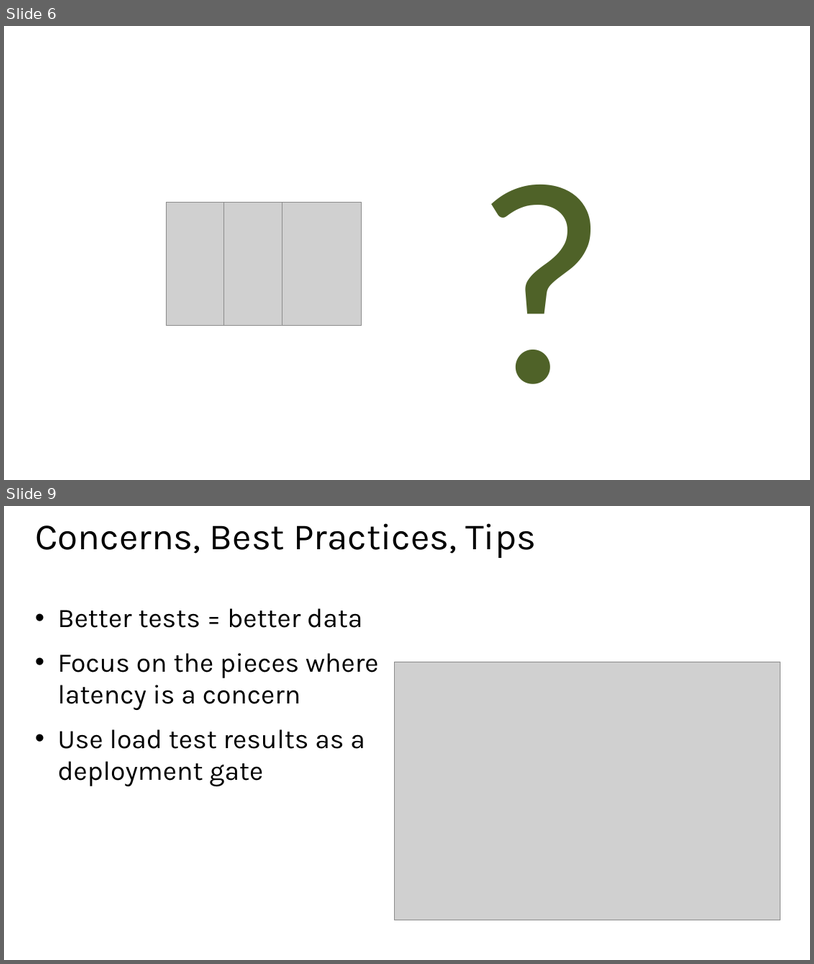
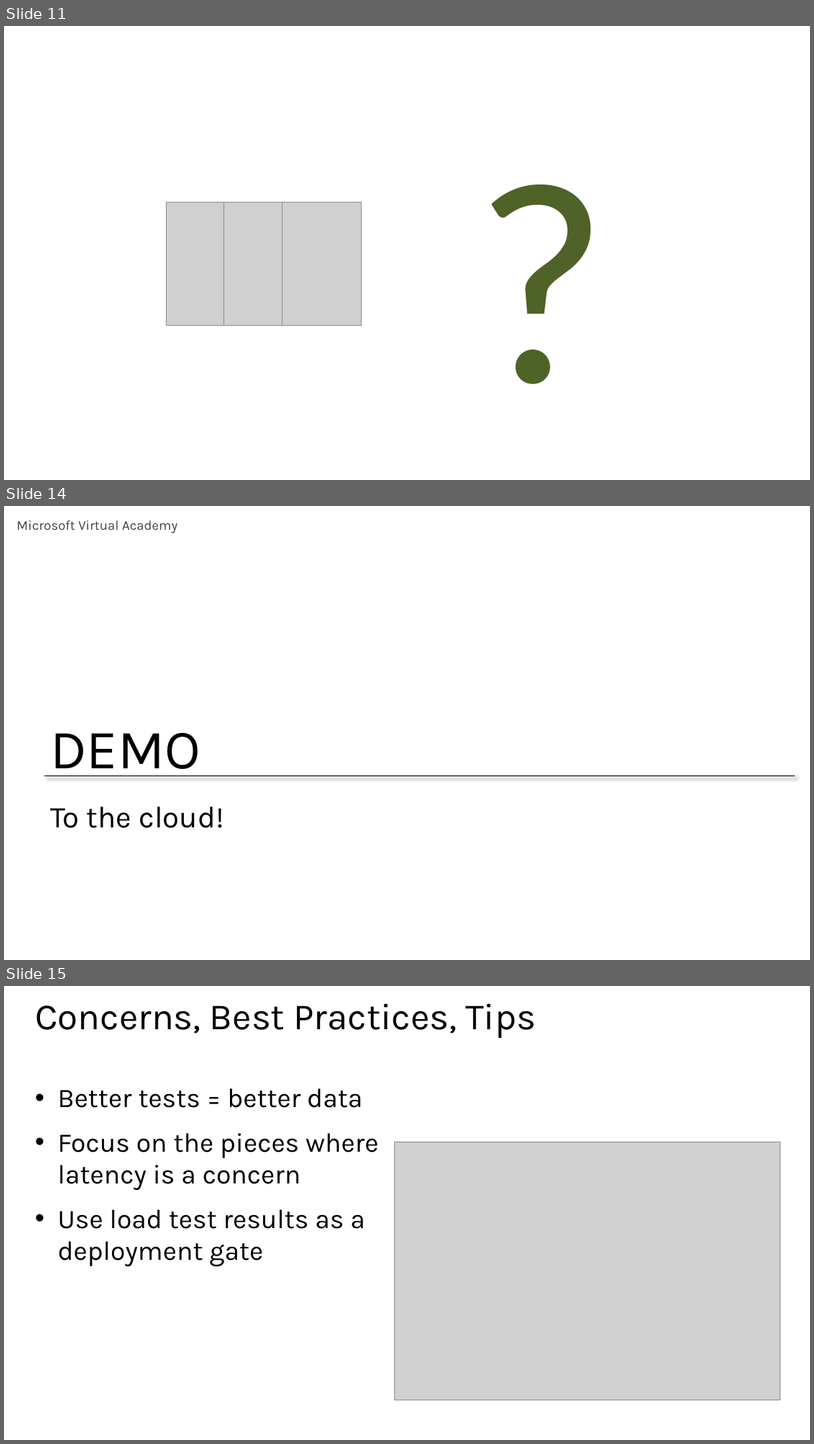
Before and after one commit to MisterJames/AzureImageProcessing, a slide deck: Presentation Materials/MVA-ApplicationsOnAzure-07.pptx. Shown one above the other, each under a label of ours: slides 6 and 9 before the commit, slides 11, 14 and 15 after it; the slides between them are not shown. The pictures are 814x964 and 814x1444 pixels, drawn with LibreOffice and Linux fonts; fonts in the diff are those of the drawing; grey boxes stand for pictures. Boxes give left, top, right and bottom in pixels: in the first picture for what was removed or moved away, otherwise in the second. Text is boxed around its words. In the diff, an @@ line names an element or a change of style, - is before the commit and + after.

```diff
--- a/Presentation Materials/MVA-ApplicationsOnAzure-07.pptx
+++ b/Presentation Materials/MVA-ApplicationsOnAzure-07.pptx
@@ slide 14 added at [4, 506, 810, 960], background #FFFFFF @@
@@ text added at [17, 520, 178, 533], 16 pt, text #404040 @@
+Microsoft Virtual Academy
@@ text added at [50, 732, 201, 776], 66 pt, text #000000 @@
+DEMO
@@ line added from (44, 776) to (796, 776), #000000 0.75 pt @@
@@ title added at [50, 806, 224, 828], 36 pt, text #000000 @@
+To the cloud!
@@ what was slide 6 is now slide 11 @@
@@ what was slide 9 is now slide 15 @@
```
Also in this commit, not shown: 5 slides changed, 6 other slides added, 1 slide removed, 1 other file.
